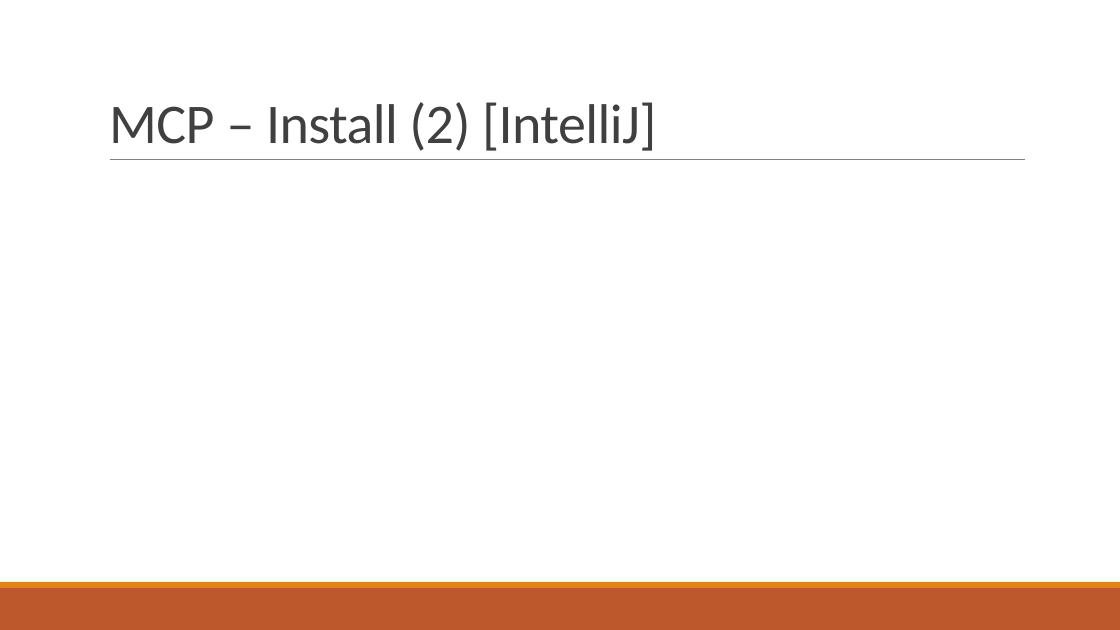
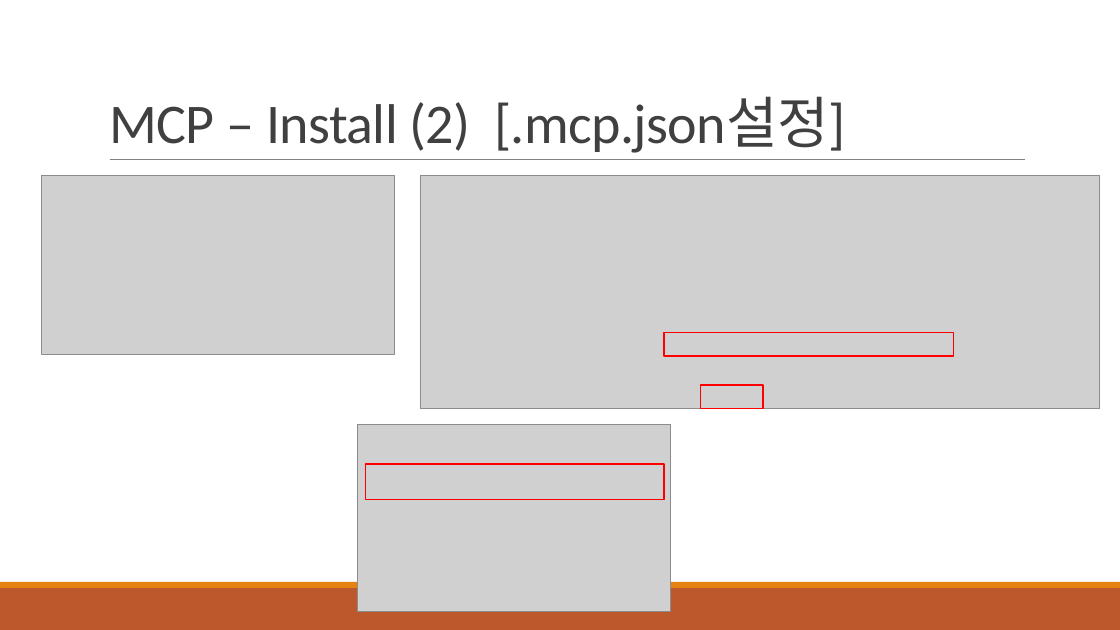
Before and after one commit to khb3025/study-claude-code, a slide deck: slide 6 of PPT정리/29. Task Master AI.pptx (slide 5 before the commit). Drawn at 1120x630 pixels with LibreOffice and Linux fonts; fonts in the diff are those of the drawing; grey boxes stand for pictures. Boxes give left, top, right and bottom in pixels: in the first picture for what was removed or moved away, otherwise in the second. Text is boxed around its words. In the diff, an @@ line names an element or a change of style, - is before the commit and + after.

```diff
--- a/PPT정리/29. Task Master AI.pptx
+++ b/PPT정리/29. Task Master AI.pptx
@@ title at (x1=109, y1=97, x2=846, y2=153): text changed @@
-MCP – Install (2) [IntelliJ]
+MCP – Install (2) [.mcp.json설정]
@@ picture added at (x1=41, y1=176, x2=395, y2=355) @@
@@ picture added at (x1=420, y1=176, x2=1100, y2=408) @@
@@ rectangle added at (x1=665, y1=333, x2=954, y2=356), outline #FF0000 1.25 pt @@
@@ rectangle added at (x1=701, y1=386, x2=763, y2=409), outline #FF0000 1.25 pt @@
@@ picture added at (x1=357, y1=424, x2=670, y2=612) @@
@@ rectangle added at (x1=365, y1=465, x2=665, y2=500), outline #FF0000 1.25 pt @@
```
Also in this commit, not shown: 13 slides added.
